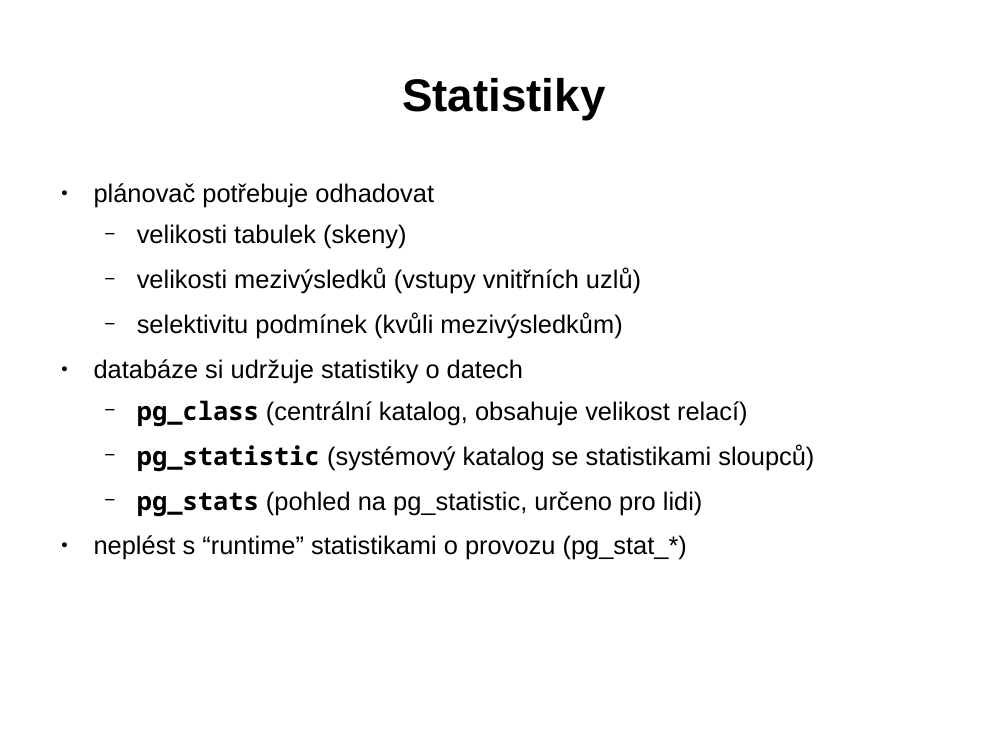
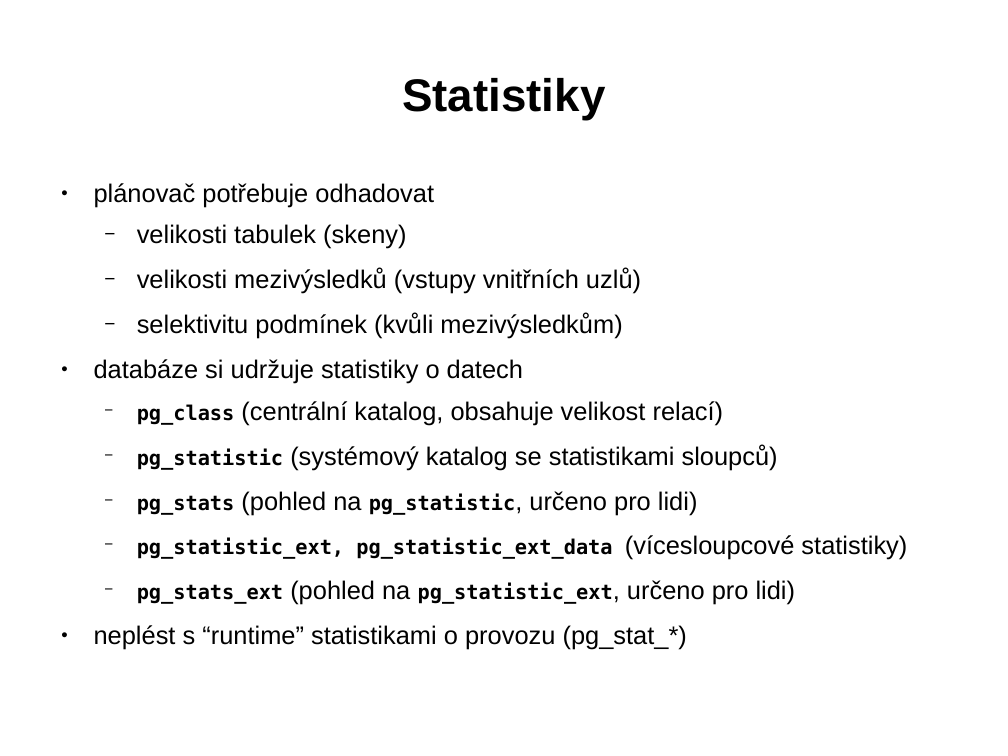
Before and after one commit to tvondra/explain_training, a slide deck: slide 13 of explain-training.odp. Drawn at 1008x756 pixels with LibreOffice and Linux fonts; fonts in the diff are those of the drawing. Boxes give left, top, right and bottom in pixels: in the first picture for what was removed or moved away, otherwise in the second. Text is boxed around its words. In the diff, an @@ line names an element or a change of style, - is before the commit and + after.

```diff
--- a/explain-training.odp
+++ b/explain-training.odp
@@ text at (137, 401, 778, 515): size 20 to 16 pt in "pg_class", "pg_statistic", "pg_stats pg_statistic,"; font Noto Sans Mono to DejaVu Sans Mono in "pg_class", "pg_statistic", "pg_stats"; font Arial to DejaVu Sans Mono, bold on in "pg_statistic," @@
@@ text at (137, 535, 907, 605): paragraphs added @@
+  − pg_statistic_ext, pg_statistic_ext_data (vícesloupcové statistiky)
+  − pg_stats_ext (pohled na pg_statistic_ext, určeno pro lidi)
```
Also in this commit, not shown: 53 other slides changed, 13 slides removed, 2 other files.
